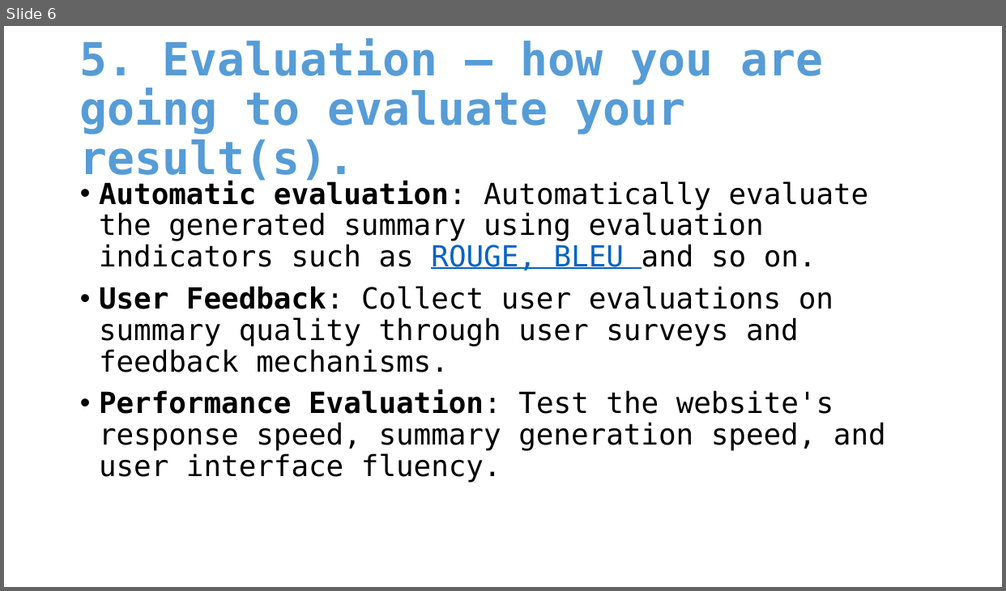
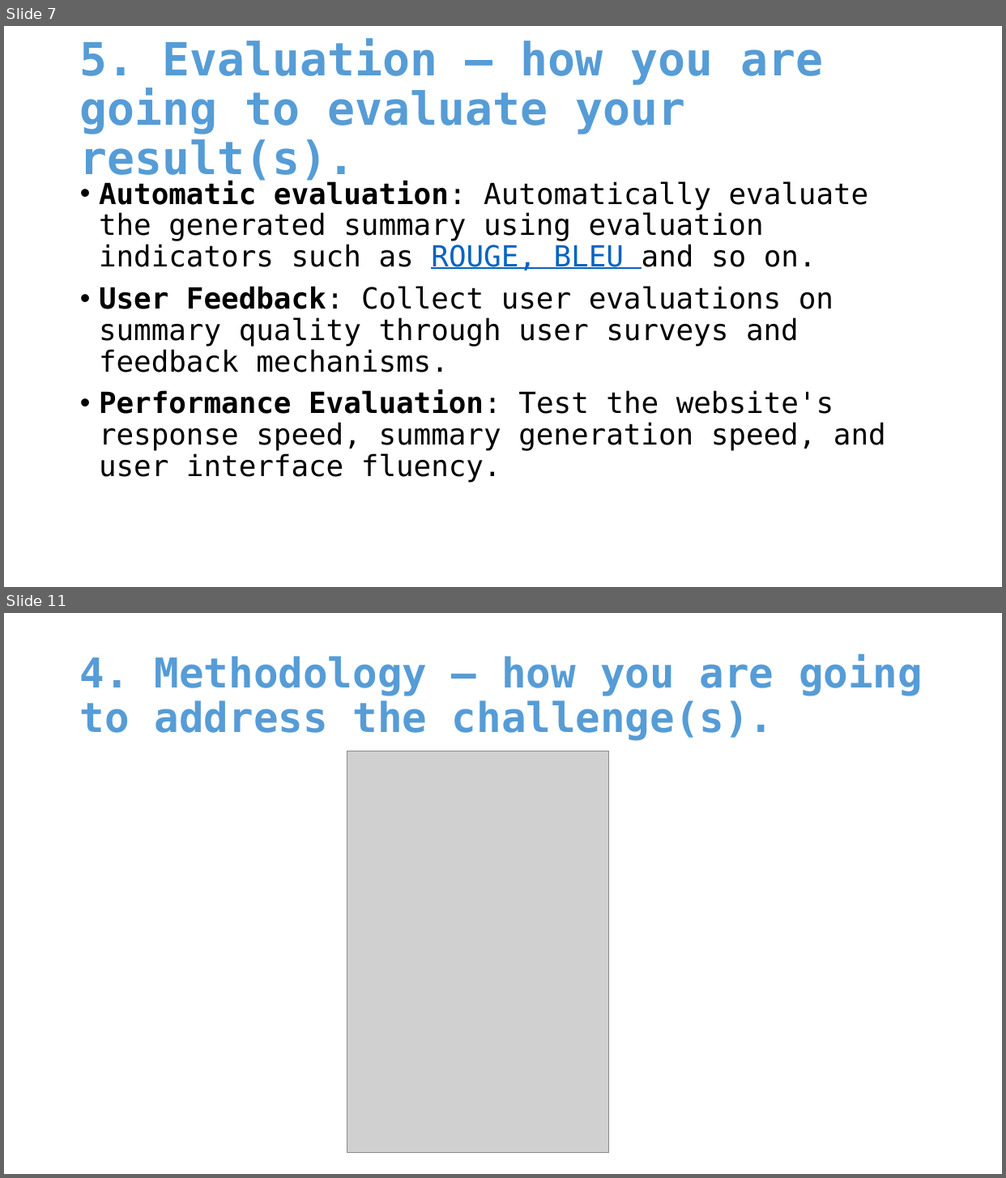
Before and after one commit to VergilOP/Note, a slide deck: University/3rd/Project/Proposal.pptx. Shown one above the other, each under a label of ours: slide 6 before the commit, slides 7 and 11 after it; the slides between them are not shown. The pictures are 1006x591 and 1006x1178 pixels, drawn with LibreOffice and Linux fonts; fonts in the diff are those of the drawing; grey boxes stand for pictures. Boxes give left, top, right and bottom in pixels: in the first picture for what was removed or moved away, otherwise in the second. Text is boxed around its words. In the diff, an @@ line names an element or a change of style, - is before the commit and + after.

```diff
--- a/University/3rd/Project/Proposal.pptx
+++ b/University/3rd/Project/Proposal.pptx
@@ slide 11 added at (x1=4, y1=613, x2=1002, y2=1174), background #FFFFFF @@
@@ title added at (x1=80, y1=654, x2=923, y2=741), 39.6 pt, text #569CD6, bold @@
+4. Methodology – how you are going to address the challenge(s).
@@ picture added at (x1=347, y1=752, x2=609, y2=1153) @@
@@ what was slide 6 is now slide 7 @@
```
Also in this commit, not shown: 4 slides changed, 5 other slides added, 1 slide removed, 8 other files.
